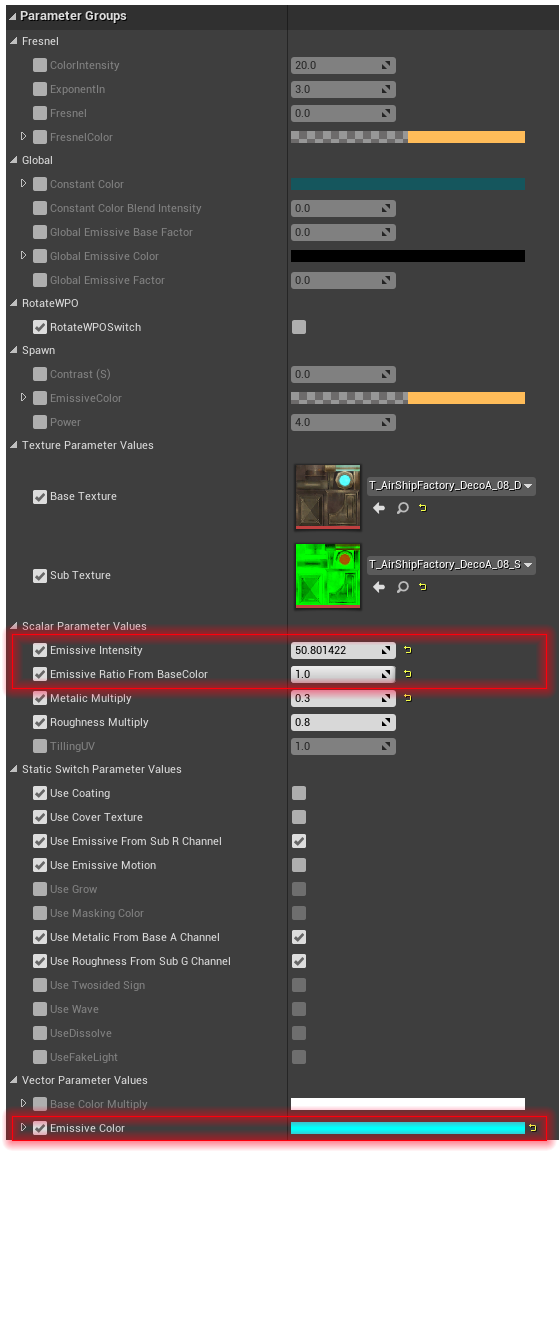
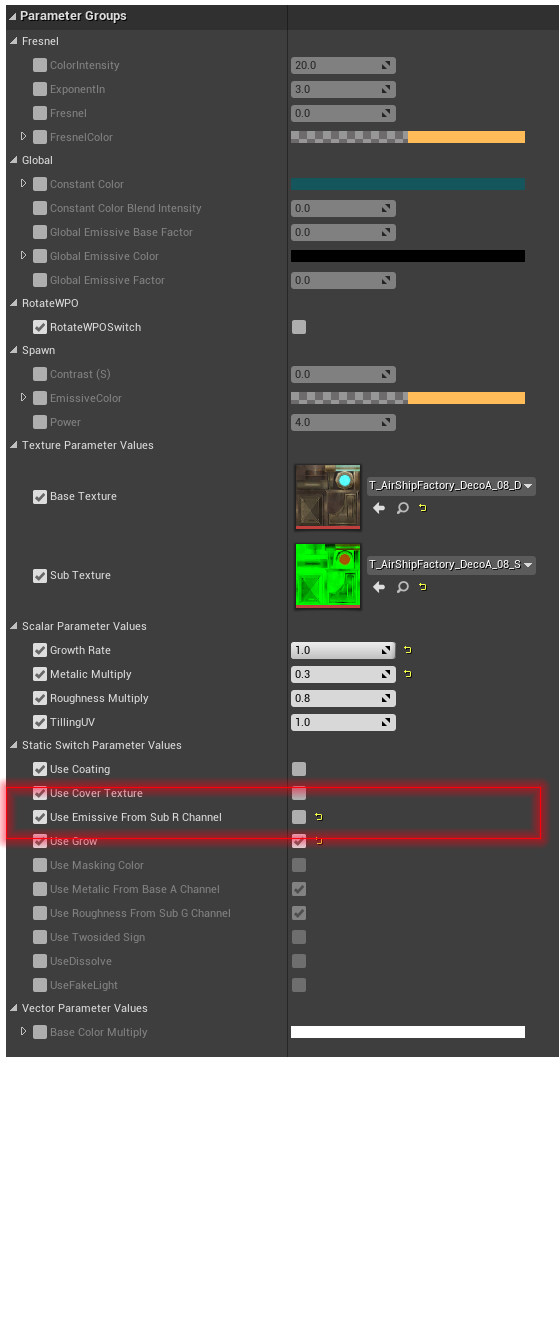
Before/after of a 559 × 1340 layered artwork. What changed in the layer stack:
painted on "矩形 1" over box(6, 634, 547, 1141)
added layer "图层 14" above "图层 13" over box(7, 624, 557, 1040)
hid "图层 10" over box(6, 624, 559, 1140)
